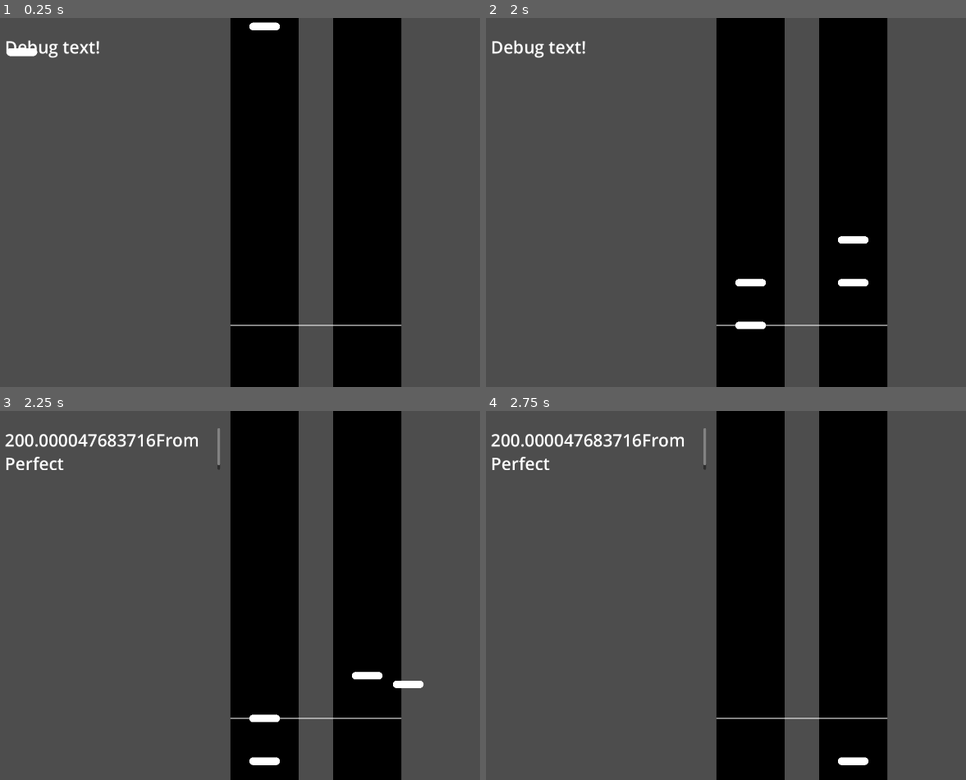
Above: before the commit, frames 1-4 (two rows, left to right).
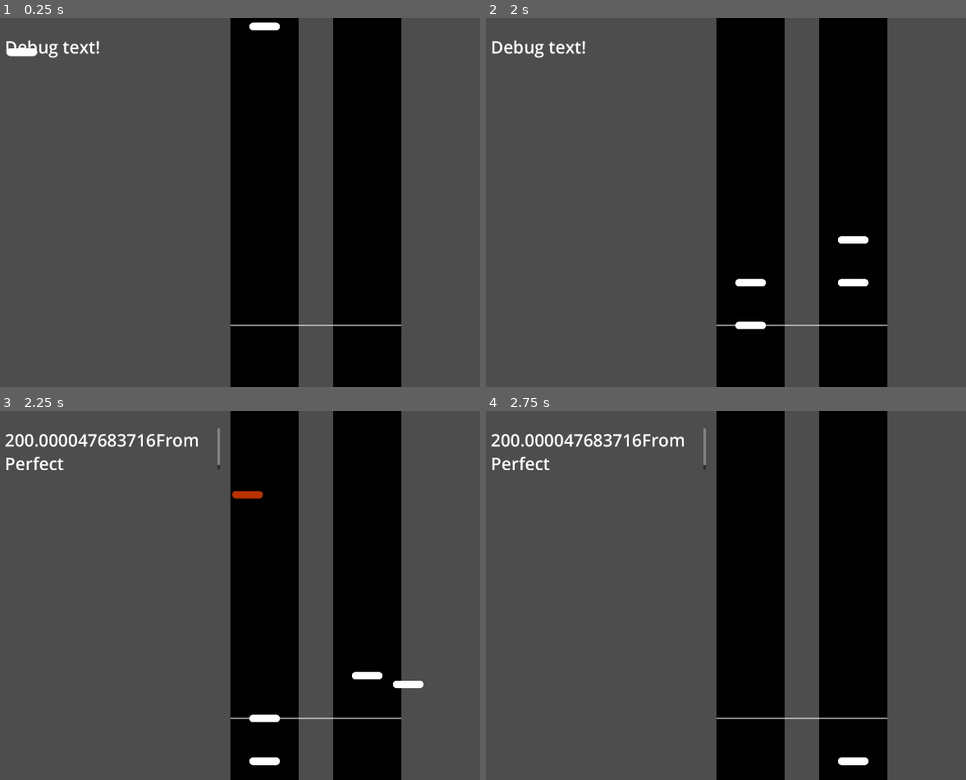
Above: after the commit, the same moments.

Repository: steamboatsonic/JamBop
Game: Godot game, scene res://Gameplay.tscn
The game is run twice, just before and just after one commit, with the same random seed, the same clock (stepped at 60 frames per second) and the same inputs.
Inputs:
- Up to frame 1 (0.25 s): no input
- Up to frame 2 (2 s): hold D (Right) 0.53-1.28 s; hold Right (AButton) 0.53-1.28 s; hold S (Down) from 1.28 s (still down); tap Down (BButton) at 1.35 s
- Up to frame 3 (2.25 s): release S (Down) at 2.03 s; hold D (Right) from 2.03 s (still down); hold Up (XButton) from 2.03 s (still down)
- Up to frame 4 (2.75 s): keep holding D (Right); keep holding Up (XButton)

Frames 1-2 are identical in both runs. In frame 3, 0.1% of the frame differs, in the area x 48-55%, y 21-24%; in frame 4, nothing differs.

Commit message:
Hello Judgments
- Judgments generated when gems are hit
- They color and position themselves according to timing
- they float and fade away
TODO - icons

Diff:
--- a/gem.gd
+++ b/gem.gd
@@ -3,6 +3,9 @@
 @onready
 var gemManager = $"..";
 var xPosition:float = 0;
+var judgment;
+
+const judgmentParent = preload("res://judgmentParent.tscn");
 
 # Called when the node enters the scene tree for the first time.
 func _ready():
@@ -88,6 +91,7 @@
 		position.x,
 		900 - (get_meta("HitAccuracy") * gemManager.get_meta("gravity")));
 	set_meta("Status", "Hit");
+	makeJudgment(get_meta("HitAccuracy"));
 
 func miss():
 	if get_meta("Status") != "Hit":
@@ -95,5 +99,17 @@
 		set_meta("Status", "Missed");
 		modulate = Color.GRAY;
 
+func makeJudgment(timing:float):
+	judgment = judgmentParent.instantiate();
+	judgment.position = Vector2(960 - timing, 300);
+	judgment.set_meta("Timing", timing);
+	if timing < -25:
+		judgment.modulate = Color.GREEN;
+	elif timing > 25:
+		judgment.modulate = Color.ORANGE_RED;
+	else:
+		judgment.modulate = Color.WHITE;
+	$"../".add_child(judgment);
+
 func writeDebug(textToWrite:String):
 	get_node("../../../DebugText").text = textToWrite;
--- /dev/null
+++ b/judgmentParent.gd
@@ -0,0 +1,14 @@
+extends Sprite2D
+
+
+# Called when the node enters the scene tree for the first time.
+func _ready():
+	pass # Replace with function body.
+
+
+# Called every frame. 'delta' is the elapsed time since the previous frame.
+func _process(delta):
+	position = Vector2(position.x, position.y - 5);
+	modulate.a -= .025;
+	if modulate.a <= 0:
+		self.queue_free;
--- /dev/null
+++ b/judgmentParent.tscn
@@ -0,0 +1,10 @@
+[gd_scene load_steps=3 format=3 uid="uid://y2nxhxbfv4po"]
+
+[ext_resource type="Texture2D" uid="uid://buh3in1ean0js" path="res://Art/GemBasic.png" id="1_m1rf5"]
+[ext_resource type="Script" path="res://judgmentParent.gd" id="2_vbg53"]
+
+[node name="Judgment" type="Sprite2D"]
+scale = Vector2(0.35, 0.35)
+texture = ExtResource("1_m1rf5")
+script = ExtResource("2_vbg53")
+metadata/Timing = 0.0
